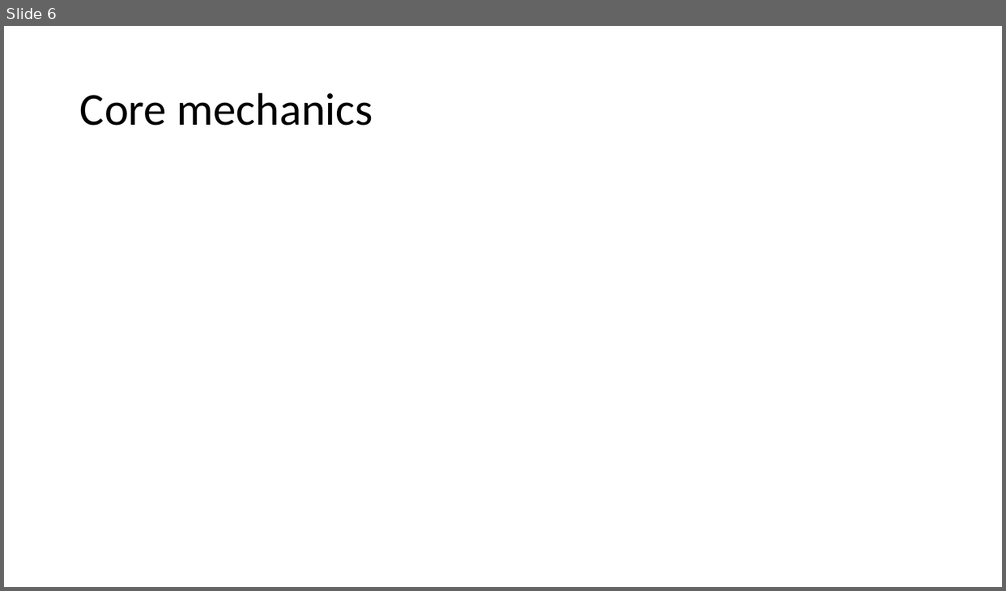
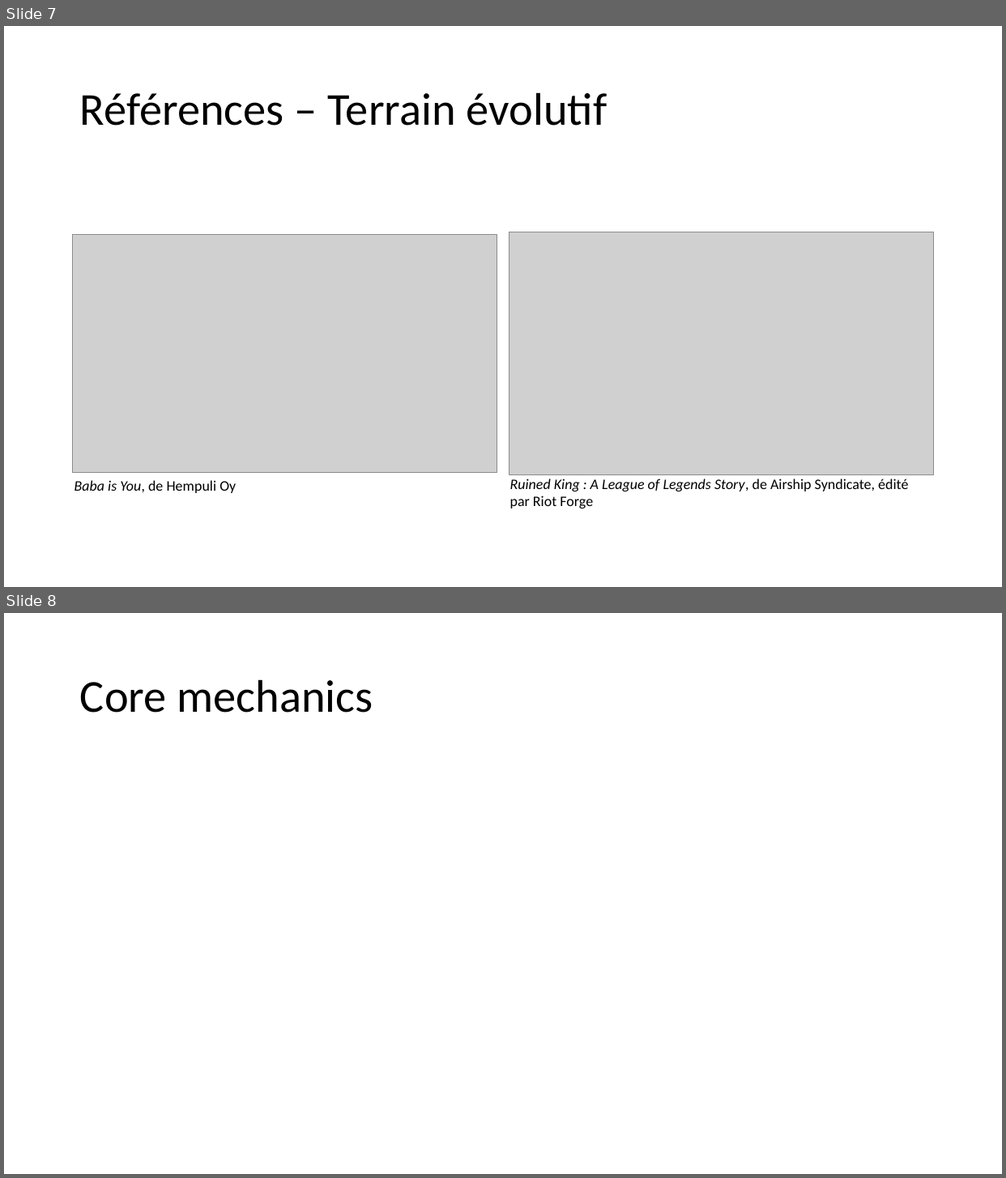
Before and after one commit to Quentingautier2B/Phainiks, a slide deck: Documents/Oiseau qui fait brrrr.pptx. Shown one above the other, each under a label of ours: slide 6 before the commit, slides 7 and 8 after it. The pictures are 1006x591 and 1006x1178 pixels, drawn with LibreOffice and Linux fonts; fonts in the diff are those of the drawing; grey boxes stand for pictures. Boxes give left, top, right and bottom in pixels: in the first picture for what was removed or moved away, otherwise in the second. Text is boxed around its words. In the diff, an @@ line names an element or a change of style, - is before the commit and + after.

```diff
--- a/Documents/Oiseau qui fait brrrr.pptx
+++ b/Documents/Oiseau qui fait brrrr.pptx
@@ slide 7 added at [4,26,1002,587], background #FFFFFF @@
@@ title added at [80,92,607,126], 44 pt, text #000000 @@
+Références – Terrain évolutif
@@ picture added at [73,234,497,473] @@
@@ picture added at [509,232,934,476] @@
@@ text added at [74,480,236,493], 14 pt, text #000000 @@
+Baba is You, de Hempuli Oy
@@ text added at [510,479,908,509], 14 pt, text #000000 @@
+Ruined King : A League of Legends Story, de Airship Syndicate, édité par Riot Forge
@@ what was slide 6 is now slide 8 @@
```
Also in this commit, not shown: 1 slide changed, 3 other slides added, 2 slides removed, 1 other file.
